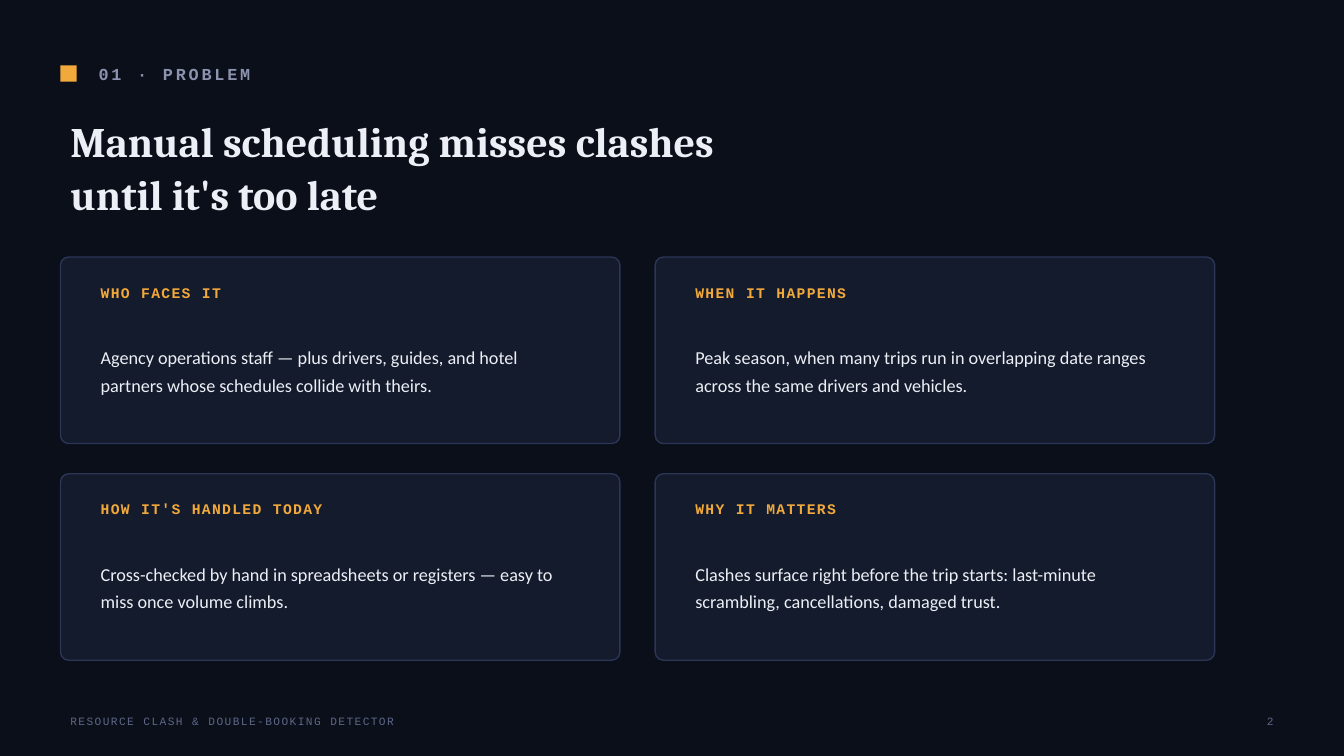
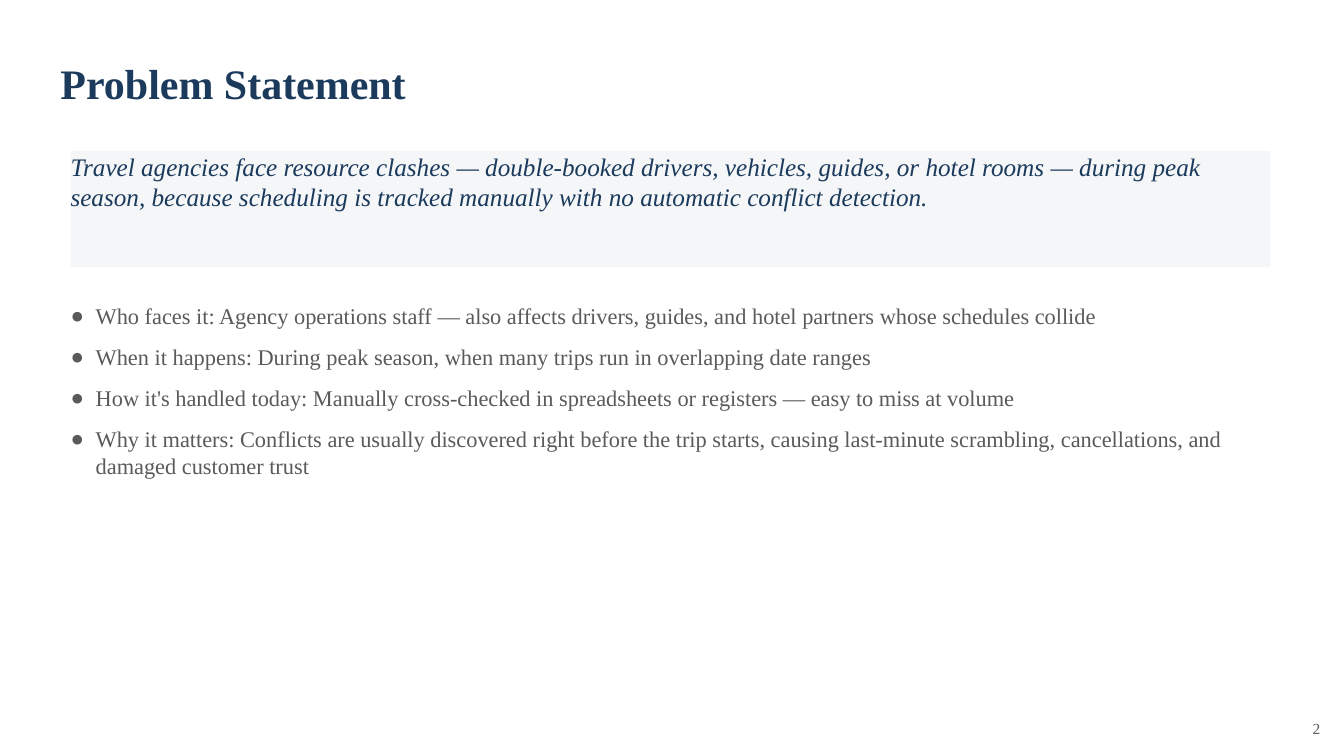
Before and after one commit to Dev8735/Resource-Clash-Double-Booking-Detector, a slide deck: slide 2 of Resource_Clash_Double_Booking_Detector.pptx. Drawn at 1344x756 pixels with LibreOffice and Linux fonts; fonts in the diff are those of the drawing. Boxes give left, top, right and bottom in pixels: in the first picture for what was removed or moved away, otherwise in the second. Text is boxed around its words. In the diff, an @@ line names an element or a change of style, - is before the commit and + after.

Commit message:
Add expanded travel resources and hotel booking support

```diff
--- a/Resource_Clash_Double_Booking_Detector.pptx
+++ b/Resource_Clash_Double_Booking_Detector.pptx
@@ background #0B0F1A to #FFFFFF @@
@@ rectangle removed at <box>60,66,77,82</box> @@
@@ text added at <box>60,70,406,100</box>, 30 pt, text #1B3A5C, bold @@
+Problem Statement
@@ text removed at <box>99,69,250,80</box> @@
-01 · PROBLEM
@@ text removed at <box>70,128,714,211</box> @@
-Manual scheduling misses clashes
-until it's too late
@@ rectangle added at <box>71,151,1270,267</box>, fill #F4F6F8, 18 pt, text #1B3A5C, italic @@
+Travel agencies face resource clashes — double-booked drivers, vehicles, guides, or hotel rooms — during peak season, because scheduling is tracked manually with no automatic conflict detection.
@@ rounded rectangle removed at <box>60,257,620,444</box> @@
@@ rounded rectangle removed at <box>655,257,1215,444</box> @@
@@ text removed at <box>101,288,221,298</box> @@
-WHO FACES IT
@@ text removed at <box>695,288,846,298</box> @@
-WHEN IT HAPPENS
@@ text added at <box>96,308,1221,479</box>, 16 pt, text #5A5A5A @@
+● Who faces it: Agency operations staff — also affects drivers, guides, and hotel partners whose schedules collide
+● When it happens: During peak season, when many trips run in overlapping date ranges
+● How it's handled today: Manually cross-checked in spreadsheets or registers — easy to miss at volume
+● Why it matters: Conflicts are usually discovered right before the trip starts, causing last-minute scrambling, cancellations, and damaged customer trust
@@ text removed at <box>101,351,517,395</box> @@
-Agency operations staff — plus drivers, guides, and hotel partners whose schedules collide with theirs.
@@ text removed at <box>695,351,1146,392</box> @@
-Peak season, when many trips run in overlapping date ranges across the same drivers and vehicles.
@@ rounded rectangle removed at <box>60,474,620,660</box> @@
@@ rounded rectangle removed at <box>655,474,1215,660</box> @@
@@ text removed at <box>101,504,322,514</box> @@
-HOW IT'S HANDLED TODAY
@@ text removed at <box>695,504,836,514</box> @@
-WHY IT MATTERS
@@ text removed at <box>101,568,553,608</box> @@
-Cross-checked by hand in spreadsheets or registers — easy to miss once volume climbs.
@@ text removed at <box>695,568,1096,611</box> @@
-Clashes surface right before the trip starts: last-minute scrambling, cancellations, damaged trust.
@@ text removed at <box>70,717,394,725</box> @@
-RESOURCE CLASH & DOUBLE-BOOKING DETECTOR
@@ text "2": place and size @@
-text "2" at <box>1267,717,1274,725</box>
+text "2" at <box>1313,724,1321,734</box>
@@ text "2" at <box>1313,724,1321,734</box>: size 8 to 11 pt, font Courier New to Times New Roman, text colour #5F6788 to #5A5A5A, letter spacing 1 to 0 pt @@
```
Also in this commit, not shown: 8 slides added, 7 slides removed, 6 other files.
